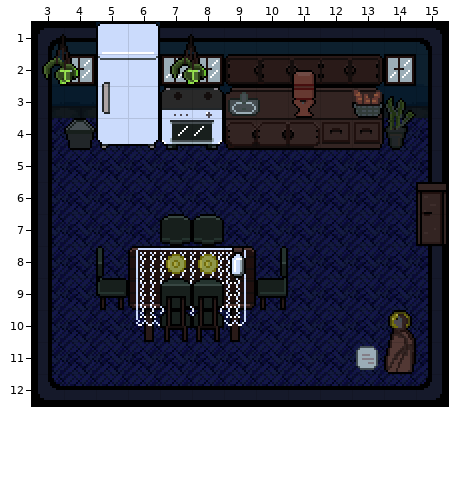
Two versions of a level (Tiled map, game/assets/tiles/kitchen.tmx). This is how it looked before the edit.
Cells are 16x16 px. Shown: x 3..15, y 1..12.
Once edited:
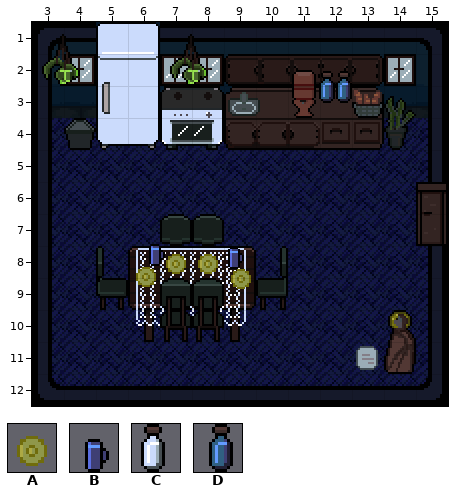
Key: from "furniture_tileset_v2": A 362, B 363, C 364, D 366.
_ is an empty cell, . an unchanged one.
Objects are placed by their top-left corner, in cells (3,4 is the top-left corner of cell 3,4); size is 1x1 cell unless given.
What changed:
--- layer "Tile Layer 3"
@@ x 9..9 @@
- 8 C
+ 8 _
--- layer "Object Layer 1"
+D at 11.7,2.5
+D at 12.2,2.5
+B at 6.4,7.6
+B at 8.8,7.7
+A at 6.1,8.4
+A at 9,8.5
